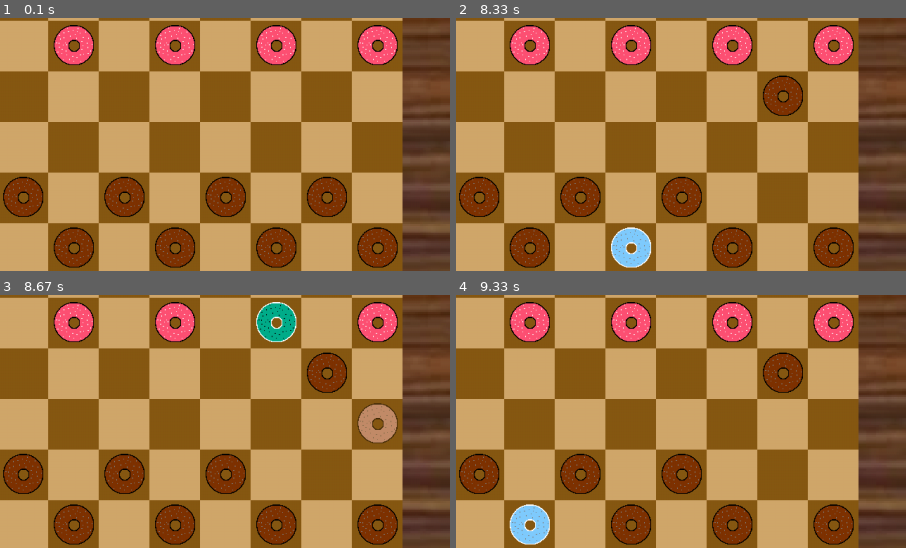
Above: before the commit, frames 1-4 (two rows, left to right).
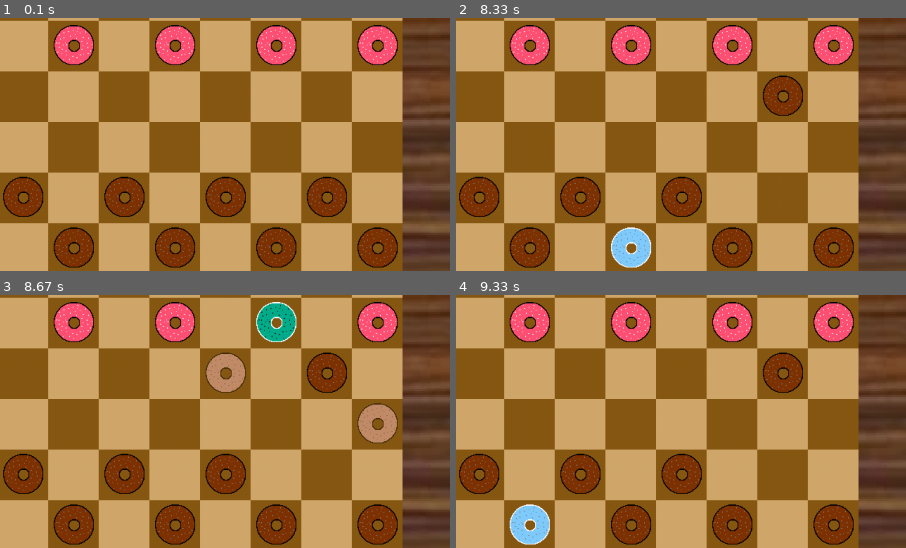
Above: after the commit, the same moments.

Repository: SeriousGuy888/pygame-checkers
Game: pygame game, started from __main__.py
The game is run twice, just before and just after one commit, with the same random seed, the same clock (stepped at 60 frames per second) and the same inputs.
Inputs (mouse positions are % of the whole screen's width and height, from its top left):
- Up to frame 1 (0.1 s): no input
- Up to frame 2 (8.33 s): press the mouse at (26, 51) at 0.37 s; move the mouse to (43, 61) at 0.47 s; release the mouse at (60, 72) at 0.6 s; press the mouse at (26, 51) at 1.2 s; move the mouse to (36, 63) at 1.3 s; release the mouse at (45, 76) at 1.43 s; click (47, 33) at 1.55 s; click (34, 17) at 1.88 s; press the mouse at (34, 17) at 2.2 s; move the mouse to (52, 25) at 2.3 s; release the mouse at (71, 32) at 2.43 s; press the mouse at (34, 17) at 2.53 s; move the mouse to (53, 21) at 2.63 s; release the mouse at (72, 25) at 2.77 s; press the mouse at (34, 17) at 2.87 s; move the mouse to (31, 25) at 2.97 s; release the mouse at (28, 32) at 3.1 s; click (35, 79) at 3.22 s; click (71, 37) at 3.55 s; click (31, 26) at 4.25 s; click (30, 65) at 4.72 s; click (59, 33) at 5.05 s; click (55, 22) at 5.38 s; click (65, 85) at 5.72 s; press the mouse at (65, 85) at 6.6 s; move the mouse to (71, 70) at 6.7 s; release the mouse at (78, 55) at 6.83 s; press the mouse at (65, 85) at 6.93 s; move the mouse to (66, 63) at 7.03 s; release the mouse at (67, 41) at 7.17 s; click (68, 56) at 7.32 s; click (65, 50) at 7.65 s; click (45, 80) at 8.05 s
- Up to frame 3 (8.67 s): click (56, 36) at 8.38 s
- Up to frame 4 (9.33 s): click (46, 33) at 8.72 s; press the mouse at (46, 33) at 9.03 s; move the mouse to (41, 52) at 9.13 s; release the mouse at (35, 72) at 9.27 s
The pictures show only the part of the screen within x 28-78%, y 29-79%; the shares and areas given below are measured in that part.

Frames 1-2 are identical in both runs. In frame 3, 1.1% of the frame differs, in the area x 45-55%, y 22-39%; in frame 4, nothing differs.

Commit message:
fixed the moving as long as we put in turns later

Diff:
--- a/checkers_classes/piece.py
+++ b/checkers_classes/piece.py
@@ -66,7 +66,7 @@
                             print("old jump_y_move: " + str(self.jump_y_move))
                             jump_count += 1 # Increases jump count
                             self.jump_y_move += int((1 - (self.team * 2)) * 2)
-                            self.y_move += int((1 - (self.team * 2)) * 2)
+                            # self.y_move += int((1 - (self.team * 2)) * 2)
                             # self.jump_x
                             # checking_jumps = False
                             print("new jump_y_move: " + str(self.jump_y_move))
@@ -83,7 +83,7 @@
                             print("old jump_y_move: " + str(self.jump_y_move))
                             jump_count += 1 # Increases jump count
                             self.jump_y_move += (1 - (self.team * 2)) * 2
-                            self.y_move += int((1 - (self.team * 2)) * 2)
+                            # self.y_move += int((1 - (self.team * 2)) * 2)
                             # checking_jumps = False
                             # main.ghost_pieces.append(main.ghost_piece.GhostPiece(loop_piece.square, self))
                             print("new jump_y_move: " + str(self.jump_y_move))
@@ -95,7 +95,7 @@
         print("right: " + str(can_move_right))
         print("left: " + str(can_move_left))
 
-        if can_move_right and jump_count < 1:
+        if can_move_right:
             for loop_square in main.squares:
                 if loop_square.x == self.x + 1 and loop_square.y == self.y_move:
                     # print("x = " + str(loop_square.x))
@@ -120,7 +120,7 @@
             #     ), # y
             #     int(main.square_size / 2) # radius
             # )
-        if can_move_left and jump_count < 1:
+        if can_move_left:
             for loop_square in main.squares:
                 if loop_square.x == self.x - 1 and loop_square.y == self.y_move:
                     # print("x = " + str(loop_square.x))
